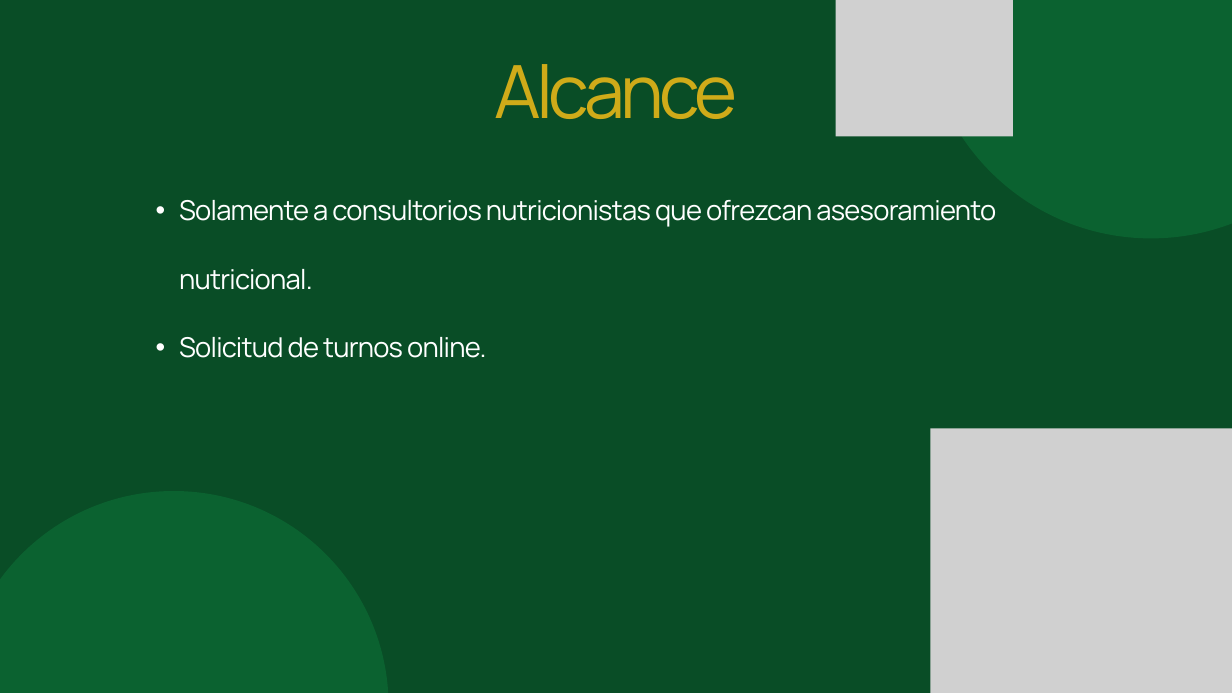
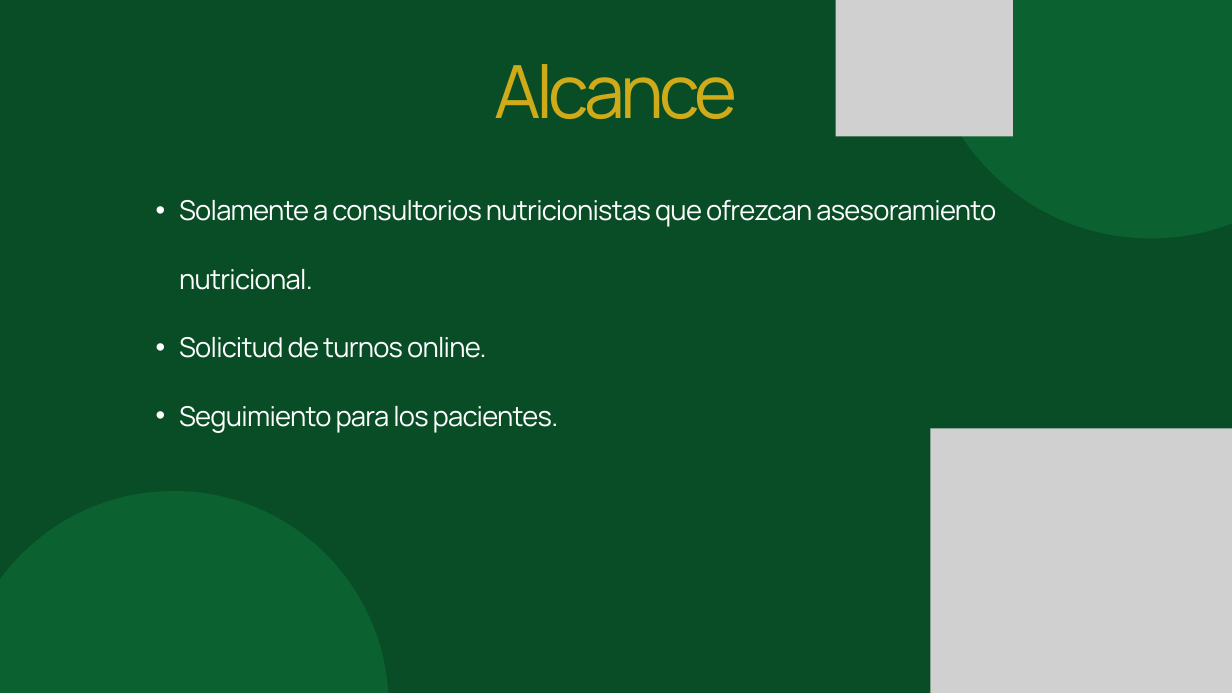
Before and after one commit to MarianoIvasiuta26/trabajo_final-nutrisoft, a slide deck: slide 4 of docs/NutriSoft - Proyecto Final.pptx. Drawn at 1232x693 pixels with LibreOffice and Linux fonts; fonts in the diff are those of the drawing; grey boxes stand for pictures. Boxes give left, top, right and bottom in pixels: in the first picture for what was removed or moved away, otherwise in the second. Text is boxed around its words. In the diff, an @@ line names an element or a change of style, - is before the commit and + after.

```diff
--- a/docs/NutriSoft - Proyecto Final.pptx
+++ b/docs/NutriSoft - Proyecto Final.pptx
@@ text at bbox=[179, 406, 559, 433]: paragraph added @@
+  • Seguimiento para los pacientes.
```
Also in this commit, not shown: 2 other slides changed, 2 other files.
